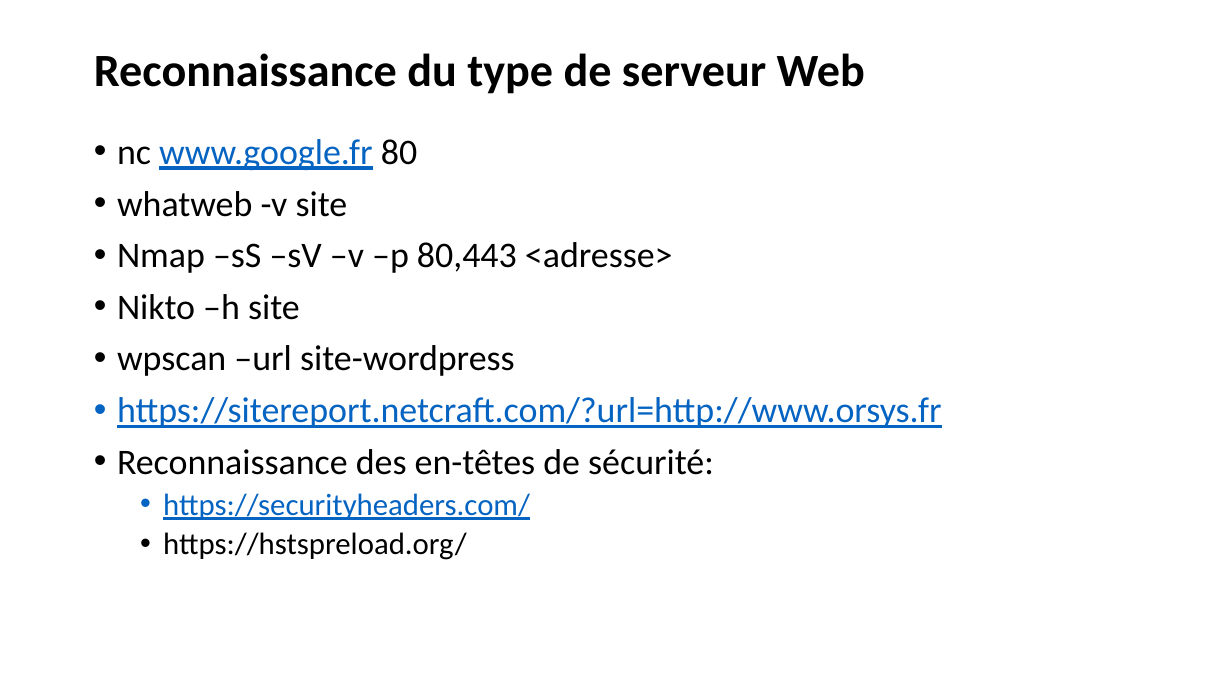
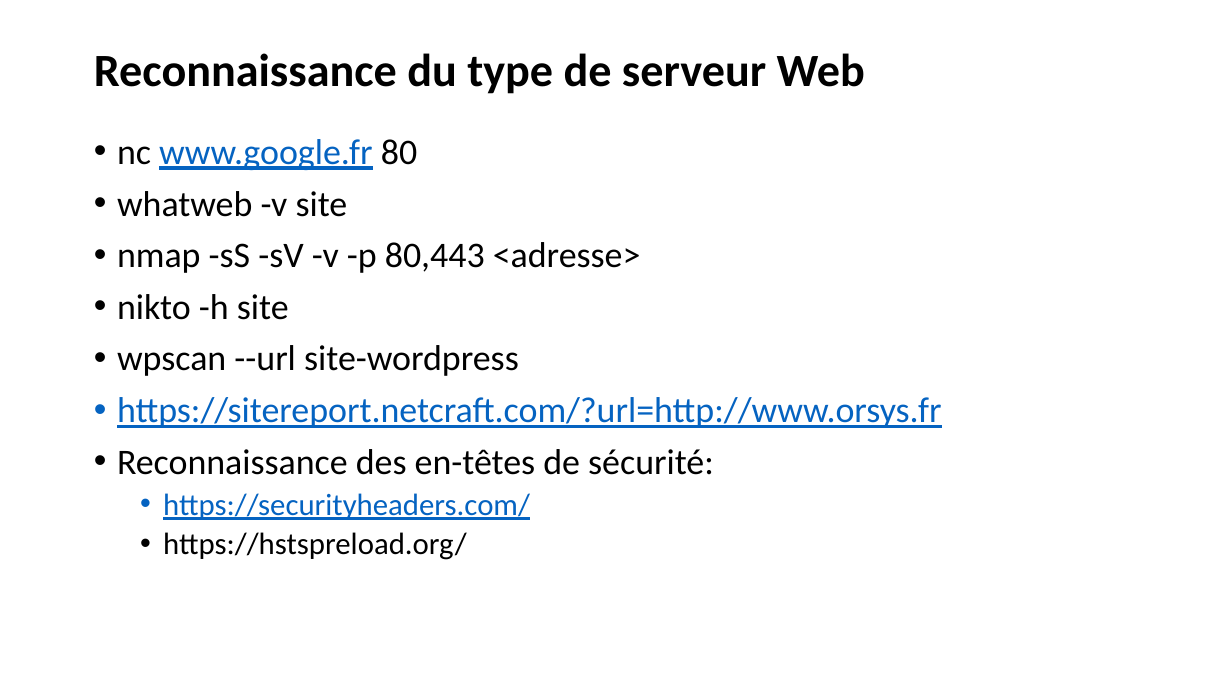
Before and after one commit to gitsto/tech, a slide deck: slide 6 of training/2022_07_25-27_securite_web/support/Sécurité des applications Web.pptx. Drawn at 1232x693 pixels with LibreOffice and Linux fonts; fonts in the diff are those of the drawing. Boxes give left, top, right and bottom in pixels: in the first picture for what was removed or moved away, otherwise in the second. Text is boxed around its words. In the diff, an @@ line names an element or a change of style, - is before the commit and + after.

```diff
--- a/training/2022_07_25-27_securite_web/support/Sécurité des applications Web.pptx
+++ b/training/2022_07_25-27_securite_web/support/Sécurité des applications Web.pptx
@@ text at (x1=117, y1=242, x2=641, y2=376): text changed @@
-• Nmap –sS –sV –v –p 80,443 <adresse>
-• Nikto –h site
-• wpscan –url site-wordpress
+• nmap -sS -sV -v -p 80,443 <adresse>
+• nikto -h site
+• wpscan --url site-wordpress
```
Also in this commit, not shown: 1 other slide changed.
